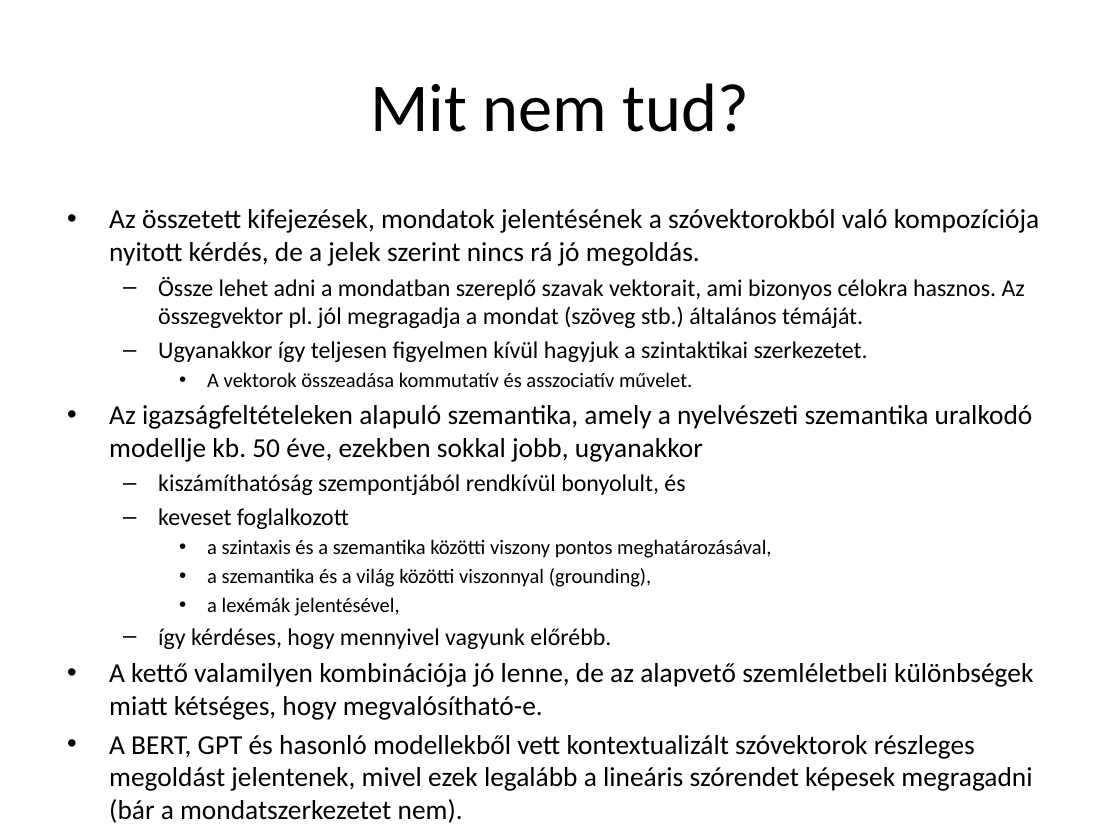
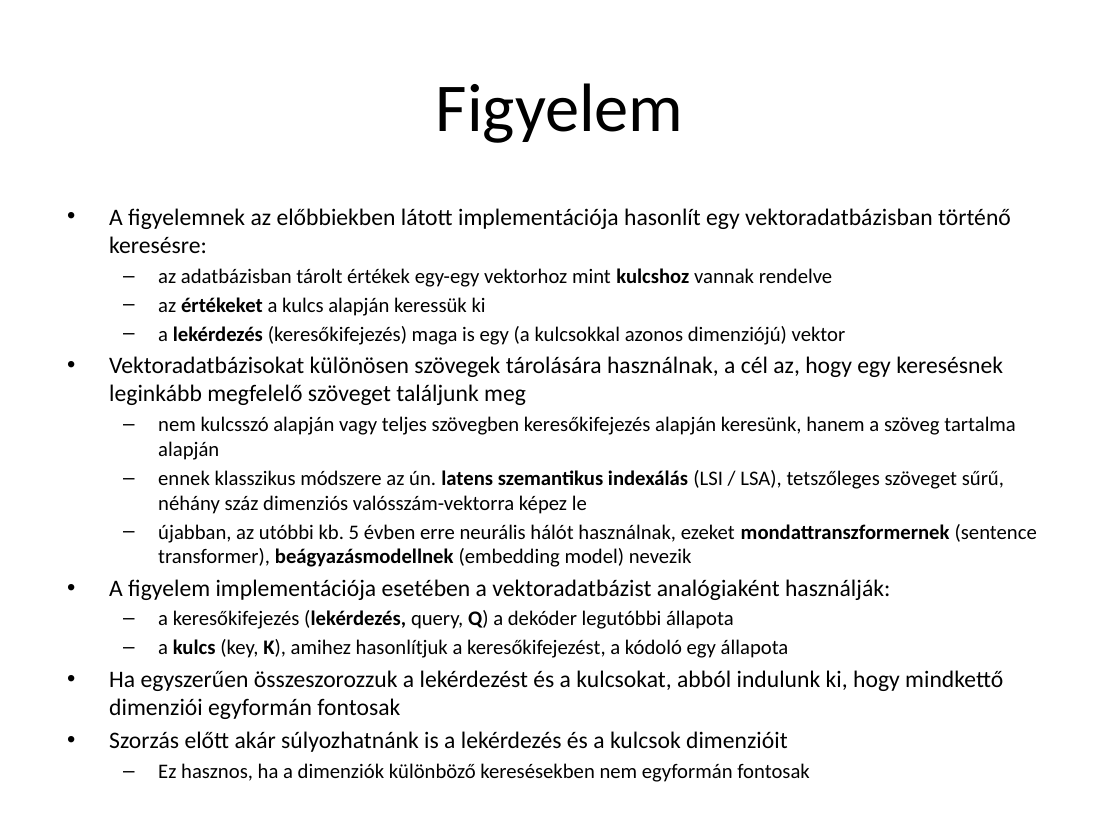
Before and after one commit to Clinical-Bioinformatics-Debrecen/nlp_magyar_2025, a slide deck: slide 16 of 6.pptx (slide 15 before the commit). Drawn at 1120x840 pixels with LibreOffice and Linux fonts; fonts in the diff are those of the drawing. Boxes give left, top, right and bottom in pixels: in the first picture for what was removed or moved away, otherwise in the second. Text is boxed around its words. In the diff, an @@ line names an element or a change of style, - is before the commit and + after.

```diff
--- a/6.pptx
+++ b/6.pptx
@@ title at [436,83,684,143]: text changed @@
-Mit nem tud?
+Figyelem
@@ text at [109,208,1037,782]: text changed; size 17.6 to 13.3 pt @@
-• Az összetett kifejezések, mondatok jelentésének a szóvektorokból való kompozíciója nyitott kérdés, de a jelek szerint nincs rá jó megoldás.
-  – Össze lehet adni a mondatban szereplő szavak vektorait, ami bizonyos célokra hasznos. Az összegvektor pl. jól megragadja a mondat (szöveg stb.) általános témáját.
-  – Ugyanakkor így teljesen figyelmen kívül hagyjuk a szintaktikai szerkezetet.
-    • A vektorok összeadása kommutatív és asszociatív művelet.
-• Az igazságfeltételeken alapuló szemantika, amely a nyelvészeti szemantika uralkodó modellje kb. 50 éve, ezekben sokkal jobb, ugyanakkor
-  – kiszámíthatóság szempontjából rendkívül bonyolult, és
-  – keveset foglalkozott
-    • a szintaxis és a szemantika közötti viszony pontos meghatározásával,
-    • a szemantika és a világ közötti viszonnyal (grounding),
-    • a lexémák jelentésével,
-  – így kérdéses, hogy mennyivel vagyunk előrébb.
-• A kettő valamilyen kombinációja jó lenne, de az alapvető szemléletbeli különbségek miatt kétséges, hogy megvalósítható-e.
-• A BERT, GPT és hasonló modellekből vett kontextualizált szóvektorok részleges megoldást jelentenek, mivel ezek legalább a lineáris szórendet képesek megragadni (bár a mondatszerkezetet nem).
+• A figyelemnek az előbbiekben látott implementációja hasonlít egy vektoradatbázisban történő keresésre:
+  – az adatbázisban tárolt értékek egy-egy vektorhoz mint kulcshoz vannak rendelve
+  – az értékeket a kulcs alapján keressük ki
+  – a lekérdezés (keresőkifejezés) maga is egy (a kulcsokkal azonos dimenziójú) vektor
+• Vektoradatbázisokat különösen szövegek tárolására használnak, a cél az, hogy egy keresésnek leginkább megfelelő szöveget találjunk meg
+  – nem kulcsszó alapján vagy teljes szövegben keresőkifejezés alapján keresünk, hanem a szöveg tartalma alapján
+  – ennek klasszikus módszere az ún. latens szemantikus indexálás (LSI / LSA), tetszőleges szöveget sűrű, néhány száz dimenziós valósszám-vektorra képez le
+  – újabban, az utóbbi kb. 5 évben erre neurális hálót használnak, ezeket mondattranszformernek (sentence transformer), beágyazásmodellnek (embedding model) nevezik
+• A figyelem implementációja esetében a vektoradatbázist analógiaként használják:
+  – a keresőkifejezés (lekérdezés, query, Q) a dekóder legutóbbi állapota
+  – a kulcs (key, K), amihez hasonlítjuk a keresőkifejezést, a kódoló egy állapota
+• Ha egyszerűen összeszorozzuk a lekérdezést és a kulcsokat, abból indulunk ki, hogy mindkettő dimenziói egyformán fontosak
+• Szorzás előtt akár súlyozhatnánk is a lekérdezés és a kulcsok dimenzióit
+  – Ez hasznos, ha a dimenziók különböző keresésekben nem egyformán fontosak
```
Also in this commit, not shown: 11 other slides changed, 17 slides added, 10 slides removed, 1 other file.
